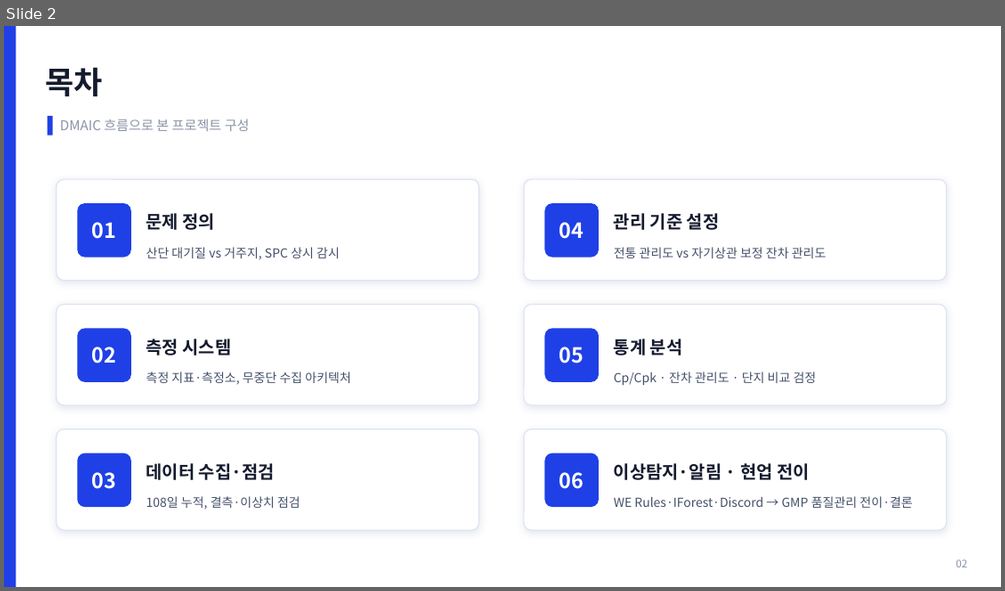
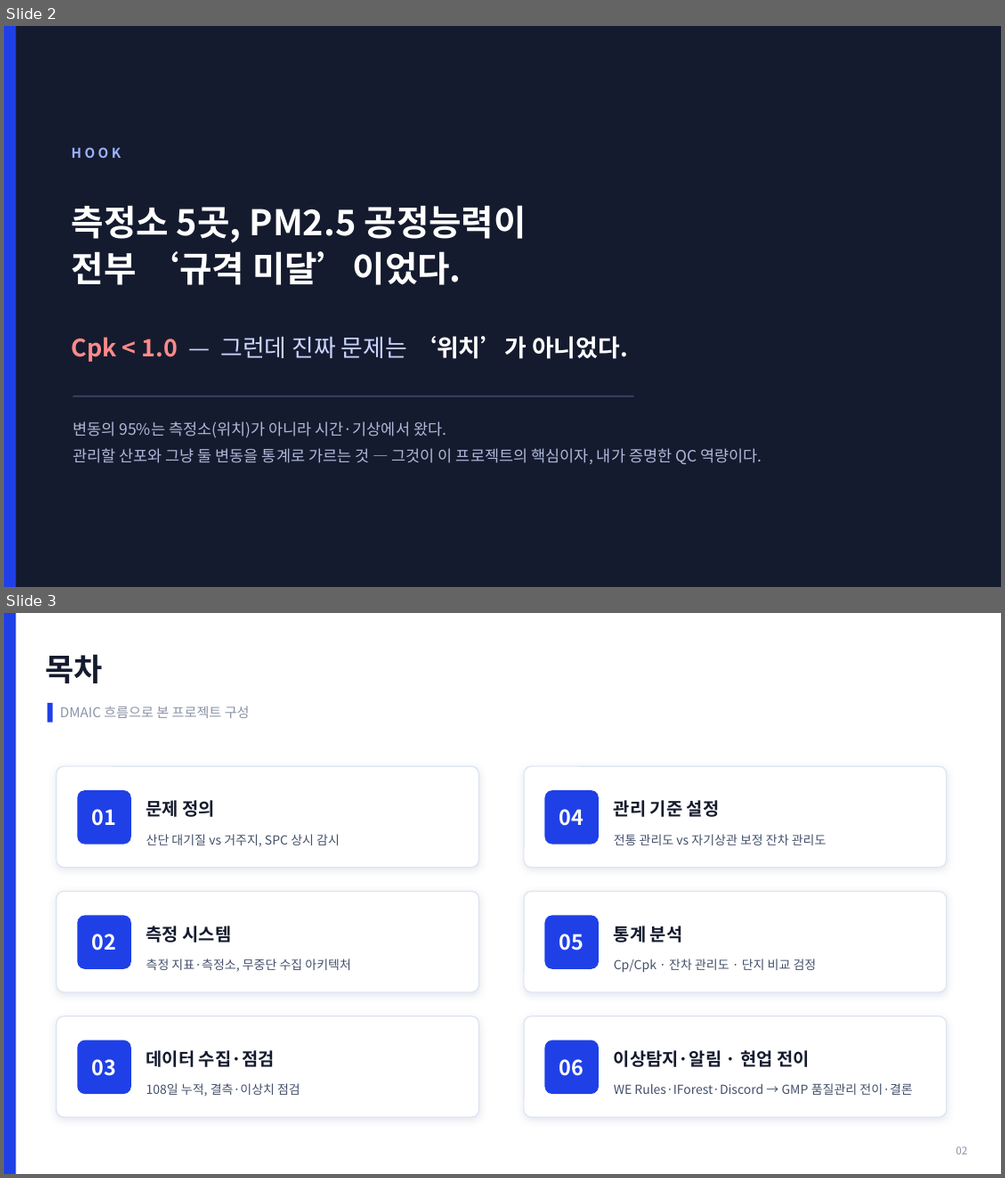
Before and after one commit to robinho0329/chungbuk-air-quality-monitor, a slide deck: reports/portfolio/포트폴리오_충북대기질_SPC.pptx. Shown one above the other, each under a label of ours: slide 2 before the commit, slides 2 and 3 after it. The pictures are 1005x591 and 1005x1178 pixels, drawn with LibreOffice and Linux fonts; fonts in the diff are those of the drawing. Boxes give left, top, right and bottom in pixels: in the first picture for what was removed or moved away, otherwise in the second. Text is boxed around its words. In the diff, an @@ line names an element or a change of style, - is before the commit and + after.

```diff
--- a/reports/portfolio/포트폴리오_충북대기질_SPC.pptx
+++ b/reports/portfolio/포트폴리오_충북대기질_SPC.pptx
@@ slide 2 added at (4, 26, 1001, 587), background #151B2E @@
@@ rectangle added at (4, 26, 16, 587), fill #1F40E6 @@
@@ text added at (72, 147, 121, 158), 13 pt, text #9DB2FF, bold @@
+HOOK
@@ text added at (72, 205, 526, 285), 34 pt, text #FFFFFF, bold @@
+측정소 5곳, PM2.5 공정능력이
+전부 ‘규격 미달’이었다.
@@ text added at (72, 336, 628, 362), 23 pt, text #FFFFFF, bold @@
+Cpk < 1.0 — 그런데 진짜 문제는 ‘위치’가 아니었다.
@@ line added from (73, 396) to (633, 396), #3A476A 1.5 pt @@
@@ text added at (73, 421, 761, 464), 15 pt, text #AEB9DA @@
+변동의 95%는 측정소(위치)가 아니라 시간·기상에서 왔다.
+관리할 산포와 그냥 둘 변동을 통계로 가르는 것 — 그것이 이 프로젝트의 핵심이자, 내가 증명한 QC 역량이다.
@@ what was slide 2 is now slide 3 @@
```
Also in this commit, not shown: 8 slides changed, 1 other slide added, 5 other files.
